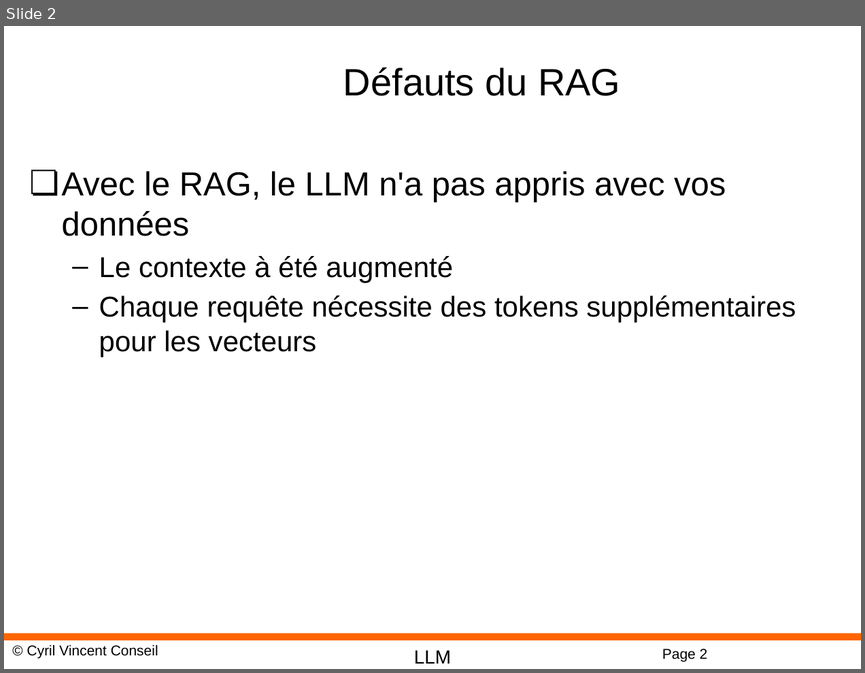
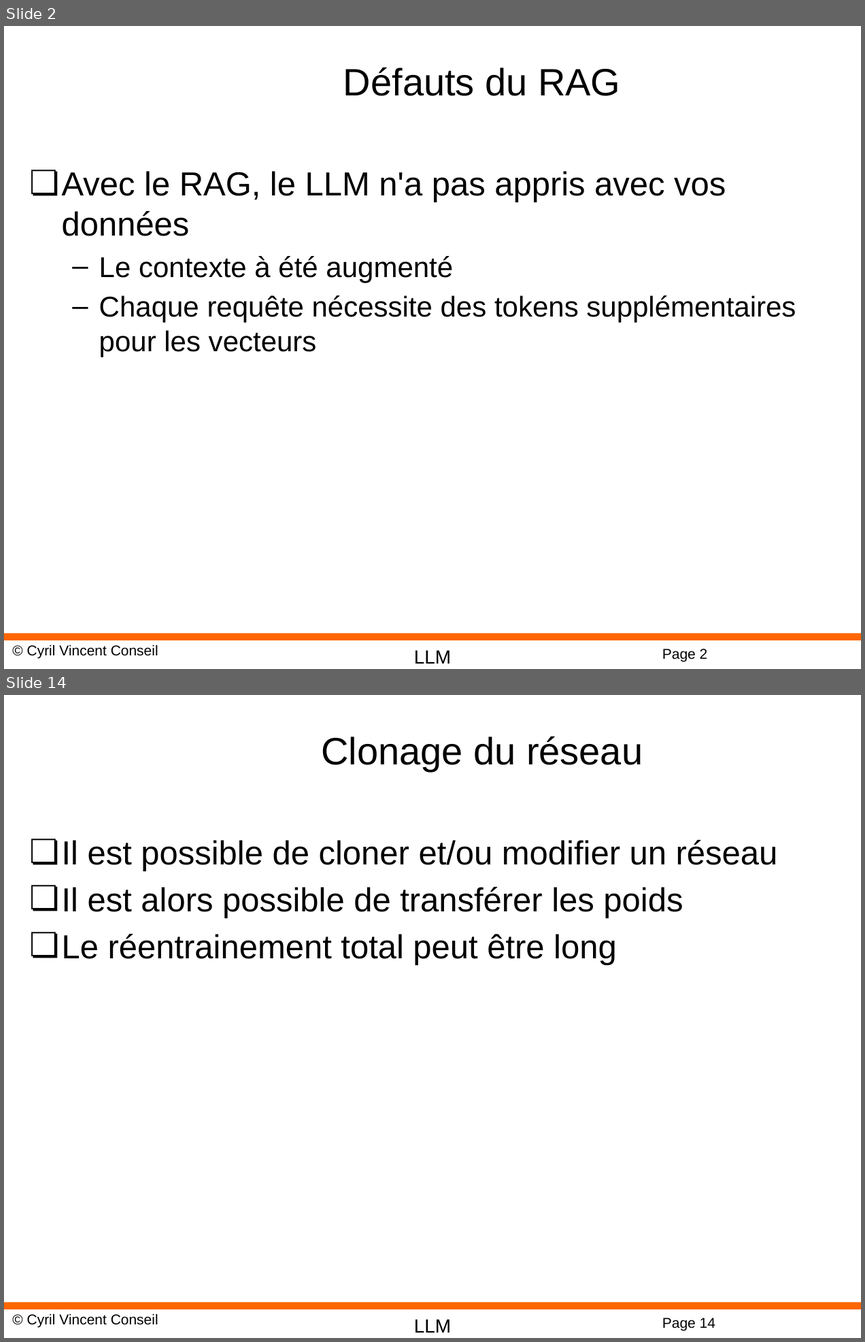
Before and after one commit to cyrilvincent/rag, a slide deck: ppt/RAG13-FineTuning.pptx. Shown one above the other, each under a label of ours: slide 2 before the commit, slides 2 and 14 after it; the slides between them are not shown. The pictures are 865x673 and 865x1342 pixels, drawn with LibreOffice and Linux fonts; fonts in the diff are those of the drawing; background and template pictures are left out. Boxes give left, top, right and bottom in pixels: in the first picture for what was removed or moved away, otherwise in the second. Text is boxed around its words. In the diff, an @@ line names an element or a change of style, - is before the commit and + after.

```diff
--- a/ppt/RAG13-FineTuning.pptx
+++ b/ppt/RAG13-FineTuning.pptx
@@ slide 14 added at [4,695,861,1338], background #FFFFFF; not listed: 4 template elements that a slide beside it also shows @@
@@ title added at [321,736,643,772], 32 pt, text #000000 @@
+Clonage du réseau
@@ text added at [62,840,778,965], 28 pt, text #000000 @@
+❏ Il est possible de cloner et/ou modifier un réseau
+❏ Il est alors possible de transférer les poids
+❏ Le réentrainement total peut être long
```
Also in this commit, not shown: 1 slide changed, 11 other slides added, 47 other files.
